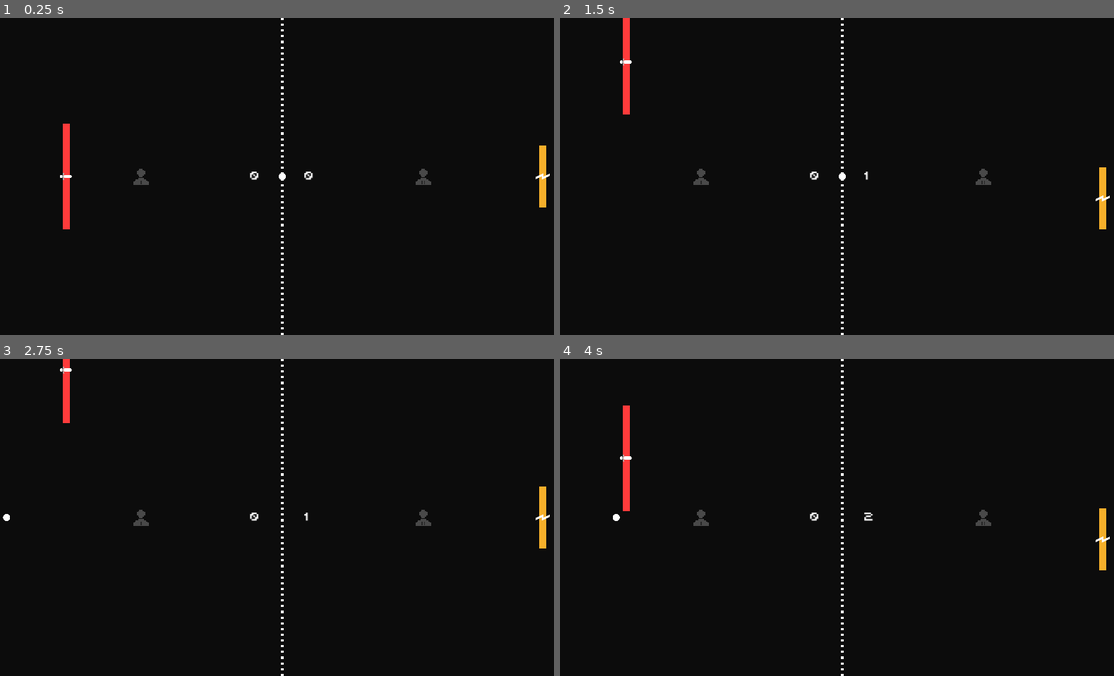
Above: before the commit, frames 1-4 (two rows, left to right).
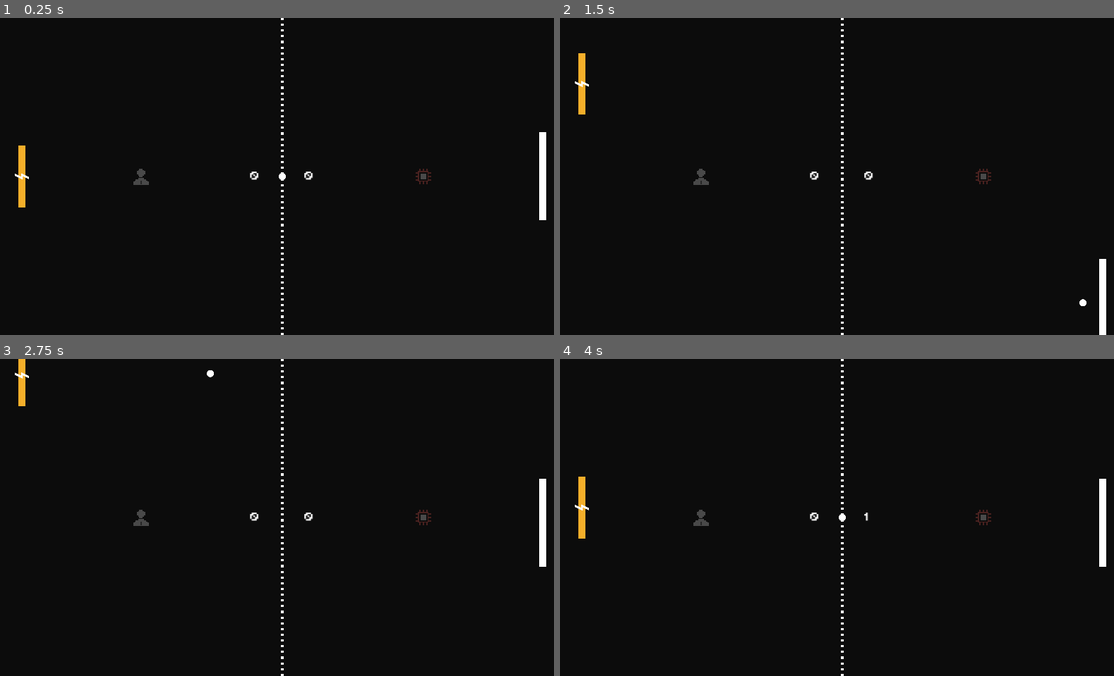
Above: after the commit, the same moments.

Repository: IamFastre/super-pong
Game: Godot game, scene res://scenes/levels/super_game.tscn
Same seed, same stepped clock (60 frames per second), same inputs: the game is played once before the commit and once after it. This scene is started directly instead of the project's main scene.
Inputs:
- Up to frame 1 (0.25 s): no input
- Up to frame 2 (1.5 s): tap Enter at 0.5 s; hold W (p1_up) 0.53-1.28 s; hold Shift (p1_sprint) 0.53-1.28 s; hold S (p1_down) from 1.28 s (still down); tap Down (p2_down) at 1.35 s
- Up to frame 3 (2.75 s): release S (p1_down) at 2.03 s; hold W (p1_up) from 2.03 s (still down); tap Up (p2_up) at 2.1 s
- Up to frame 4 (4 s): tap Shift (p1_sprint) at 2.85 s; release W (p1_up) at 3.53 s; hold S (p1_down) from 3.53 s (still down); tap Down (p2_down) at 3.6 s

The runs differ from the first frame. In frame 1, 1.1% of the frame differs, in the area x 2-100%, y 33-67%; in frame 2, 1.4%, in the area x 2-100%, y 0-100%; in frame 3, 1.0%; in frame 4, 1.2%.

Commit message:
code adjustments

Diff:
--- a/scenes/ball.tscn
+++ b/scenes/ball.tscn
@@ -9,7 +9,6 @@
 [node name="Ball" type="CharacterBody2D"]
 motion_mode = 1
 script = ExtResource("1_jusfw")
-initial_direction = Vector2(-1, 0)
 
 [node name="Sprite2D" type="Sprite2D" parent="."]
 scale = Vector2(0.4, 0.4)
--- a/scenes/levels/super_game.tscn
+++ b/scenes/levels/super_game.tscn
@@ -1,13 +1,12 @@
-[gd_scene load_steps=14 format=3 uid="uid://bcsvmm8h7gobe"]
+[gd_scene load_steps=13 format=3 uid="uid://bcsvmm8h7gobe"]
 
 [ext_resource type="FontFile" uid="uid://b5sue0dl0b1fx" path="res://assets/fonts/PIXY.ttf" id="1_l7dku"]
 [ext_resource type="Script" path="res://scenes/levels/scripts/super_game.gd" id="1_s71rq"]
-[ext_resource type="Resource" uid="uid://dqeana3x1moju" path="res://resources/player_info/human_p1.tres" id="2_4xtrh"]
 [ext_resource type="Texture2D" uid="uid://myh5fbkadyuv" path="res://assets/icons/human.png" id="2_287pu"]
-[ext_resource type="Resource" uid="uid://dco0lfefh4by6" path="res://resources/player_info/human_p2.tres" id="3_nssp7"]
+[ext_resource type="Resource" uid="uid://bh6pjt4b1kjr2" path="res://resources/player_info/cpu_hard.tres" id="2_fc74v"]
+[ext_resource type="Resource" uid="uid://dqeana3x1moju" path="res://resources/player_info/human_p1.tres" id="2_wa8xp"]
 [ext_resource type="Texture2D" uid="uid://c4ttu450ldlbl" path="res://assets/icons/cpu.png" id="3_yupyo"]
 [ext_resource type="PackedScene" uid="uid://lpkcoh61r2ge" path="res://scenes/goal.tscn" id="4_a45hc"]
-[ext_resource type="PackedScene" uid="uid://d1nv57ljdxd67" path="res://scenes/paddles/strike_paddle.tscn" id="4_m6hy0"]
 [ext_resource type="PackedScene" uid="uid://5i38r16ygifq" path="res://scenes/paddles/speedy_paddle.tscn" id="5_cfg58"]
 [ext_resource type="PackedScene" uid="uid://dvb1h8bxlrwhn" path="res://scenes/wall.tscn" id="5_lcdnq"]
 [ext_resource type="Texture2D" uid="uid://cydgbs0cjm5ip" path="res://assets/sprites/net.png" id="6_liov1"]
@@ -16,16 +15,15 @@
 
 [node name="SuperGame" type="Node" node_paths=PackedStringArray("left_goal", "left_label", "left_icon", "right_goal", "right_label", "right_icon")]
 script = ExtResource("1_s71rq")
-left_info = ExtResource("2_4xtrh")
+left_info = ExtResource("2_wa8xp")
 left_goal = NodePath("GoalLeft")
 left_label = NodePath("Background/ScoreLeft")
 left_icon = NodePath("Background/IconLeft")
-right_info = ExtResource("3_nssp7")
+right_info = ExtResource("2_fc74v")
 right_goal = NodePath("GoalRight")
 right_label = NodePath("Background/ScoreRight")
 right_icon = NodePath("Background/IconRight")
-paddle_left_scene = ExtResource("4_m6hy0")
-paddle_right_scene = ExtResource("5_cfg58")
+paddle_left_scene = ExtResource("5_cfg58")
 
 [node name="Background" type="Control" parent="."]
 layout_mode = 3
--- a/scenes/paddles/speedy_paddle.tscn
+++ b/scenes/paddles/speedy_paddle.tscn
@@ -39,5 +39,5 @@
 [node name="PaddleMovement" type="Node2D" parent="."]
 script = ExtResource("3_sdg25")
 move_speed = 750.0
-sprint_speed = 1000.0
+sprint_speed = 1125.0
 ball_maneuver = 0.4
--- a/scenes/paddles/strike_paddle.tscn
+++ b/scenes/paddles/strike_paddle.tscn
@@ -6,7 +6,7 @@
 [ext_resource type="Script" path="res://components/scripts/paddle_movement.gd" id="4_vahnh"]
 
 [sub_resource type="RectangleShape2D" id="RectangleShape2D_vn8v2"]
-size = Vector2(16, 240)
+size = Vector2(16, 200)
 
 [node name="StrikePaddle" type="StaticBody2D" node_paths=PackedStringArray("movement")]
 script = ExtResource("1_25vpp")
@@ -14,9 +14,9 @@
 
 [node name="Sprite" type="ColorRect" parent="."]
 offset_left = 92.0
-offset_top = -120.0
+offset_top = -100.0
 offset_right = 108.0
-offset_bottom = 120.0
+offset_bottom = 100.0
 color = Color(1, 0.23, 0.23, 1)
 
 [node name="Icon" type="TextureRect" parent="."]
